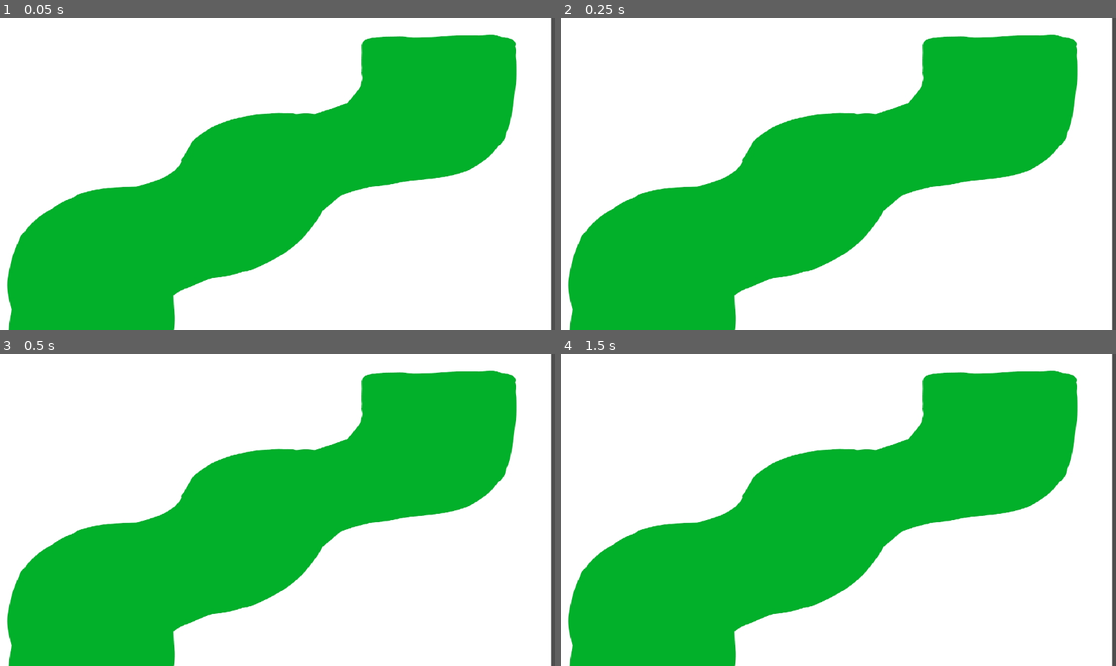
Above: before the commit, frames 1-4 (two rows, left to right).
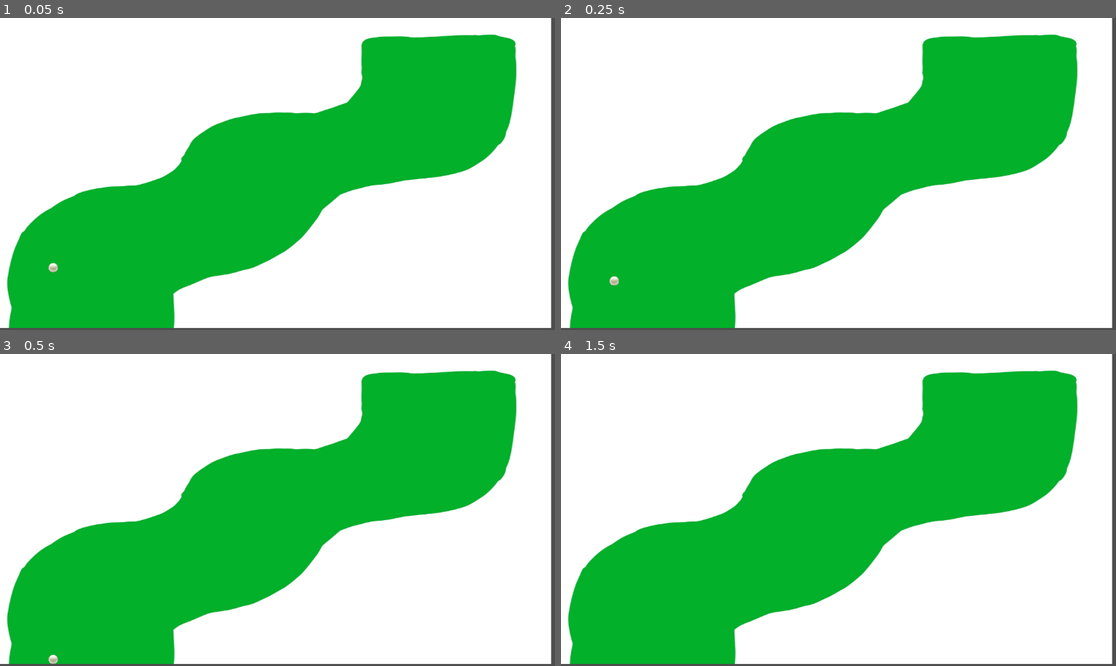
Above: after the commit, the same moments.

Repository: magedeungaro/sinuca-sem-sinuca
Game: Godot game, scene res://fase_1.tscn
Same seed, same stepped clock (60 frames per second), same inputs: the game is played once before the commit and once after it.
Inputs:
- Up to frame 1 (0.05 s): no input
- Up to frame 2 (0.25 s): no input
- Up to frame 3 (0.5 s): no input
- Up to frame 4 (1.5 s): tap Enter at 1.25 s

The runs differ from the first frame. In frame 1, 1.7% of the frame differs, in the area x 0-100%, y 5-100%; in frame 2, 1.7%; in frame 3, 1.7%; in frame 4, 1.7%.

Commit message:
FIX SIZE COLLISION

Diff:
--- a/pista.tscn
+++ b/Scenes/pista.tscn
@@ -2,19 +2,17 @@
 
 [ext_resource type="Texture2D" uid="uid://dprsqehmjimmr" path="res://images/pista.jpg" id="1_8gasy"]
 
-[node name="pista" type="TextureRect"]
-texture_filter = 1
-anchors_preset = 15
-anchor_right = 1.0
-anchor_bottom = 1.0
-offset_right = 1144.0
-offset_bottom = 648.0
-grow_horizontal = 2
-grow_vertical = 2
+[node name="pista" type="Node"]
+
+[node name="TextureRect" type="TextureRect" parent="."]
+offset_right = 1000.0
+offset_bottom = 1000.0
+scale = Vector2(1.14353, 0.643813)
 texture = ExtResource("1_8gasy")
 expand_mode = 1
 
 [node name="Area2D" type="Area2D" parent="."]
+scale = Vector2(1.00025, 0.996073)
 
 [node name="CollisionPolygon2D" type="CollisionPolygon2D" parent="Area2D"]
 position = Vector2(18, 648)
--- a/fase_1.tscn
+++ b/fase_1.tscn
@@ -1,16 +1,11 @@
 [gd_scene load_steps=3 format=3 uid="uid://uveoktxolvoa"]
 
-[ext_resource type="Texture2D" uid="uid://c283ueo0h6hbn" path="res://images/whitebckg.jpg" id="1_sa6h7"]
-[ext_resource type="PackedScene" uid="uid://cbbjivddbmugd" path="res://pista.tscn" id="2_5pd6s"]
+[ext_resource type="PackedScene" uid="uid://cbbjivddbmugd" path="res://Scenes/pista.tscn" id="2_2gxnf"]
+[ext_resource type="PackedScene" uid="uid://bbxrursx6deim" path="res://Scenes/bola.tscn" id="2_xv1x7"]
 
 [node name="Fase1" type="Node2D"]
 
-[node name="background" type="TextureRect" parent="."]
-offset_left = 1.0
-offset_top = -3.0
-offset_right = 1143.0
-offset_bottom = 645.0
-texture = ExtResource("1_sa6h7")
-flip_h = true
+[node name="pista" parent="." instance=ExtResource("2_2gxnf")]
 
-[node name="pista" parent="." instance=ExtResource("2_5pd6s")]
+[node name="Bola" parent="pista" instance=ExtResource("2_xv1x7")]
+position = Vector2(100, 507)
